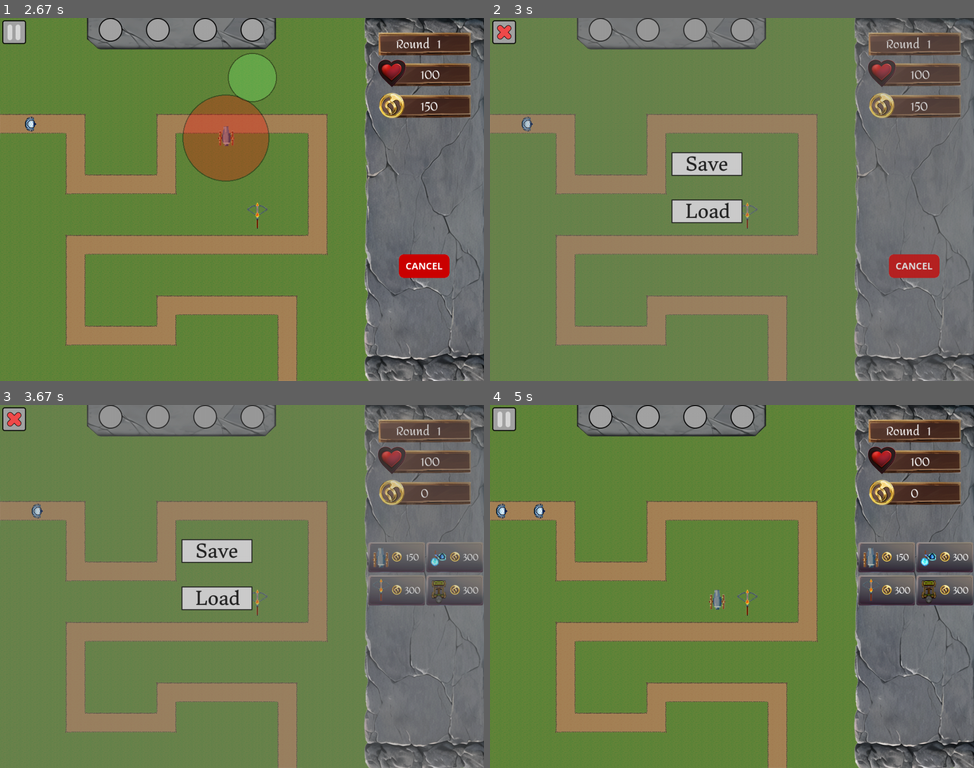
Above: before the commit, frames 1-4 (two rows, left to right).
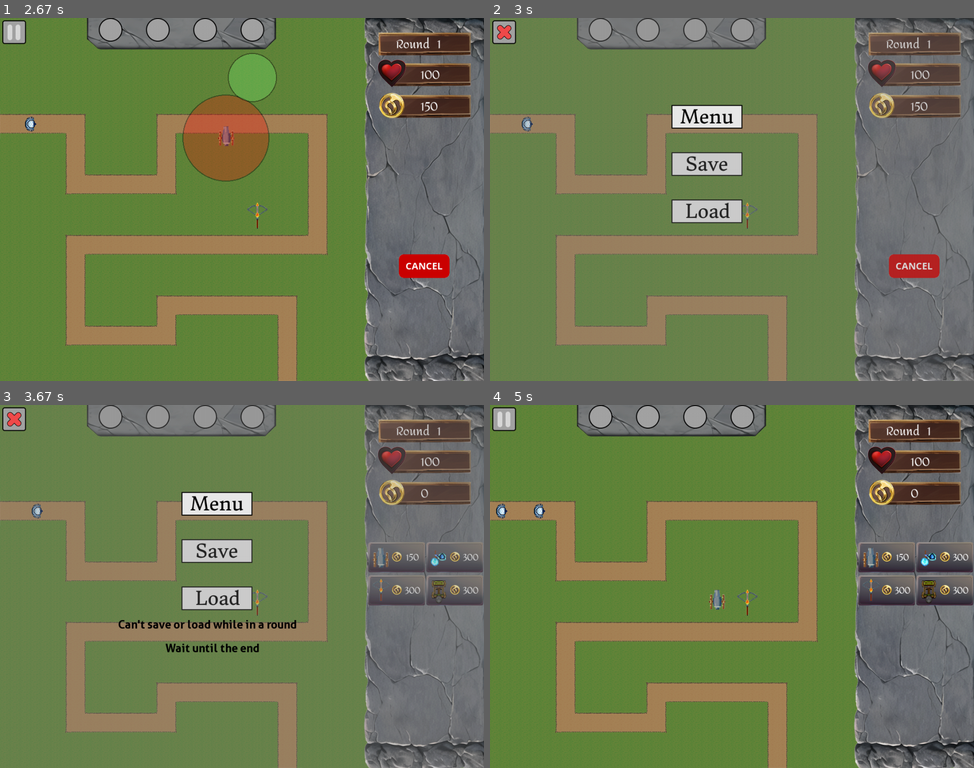
Above: after the commit, the same moments.

Repository: peter5454/PyGame
Game: pygame game, started from main.py
Two runs of this game, one before a commit and one after it. Both use one fixed random seed, a clock stepped at 60 frames per second and the inputs below.
Inputs (mouse positions are in pixels of both pictures, inside the frame that each line leads up to):
- Up to frame 1 (2.67 s): click (396, 188) at 0.38 s; click (246, 224) at 0.72 s; click (430, 359) at 1.05 s; click (111, 28) at 1.38 s; click (251, 76) at 1.72 s; click "150" at 2.05 s; click (227, 137) at 2.38 s
- Up to frame 2 (3 s): click (504, 32) at 2.72 s
- Up to frame 3 (3.67 s): click (217, 597) at 3.22 s
- Up to frame 4 (5 s): click (504, 419) at 4.72 s

Frame 1 is identical in both runs. In frame 2, 1.0% of the frame differs, in the area x 37-53%, y 23-31%; in frame 3, 1.6%, in the area x 24-62%, y 23-69%; in frame 4, nothing differs.

Commit message:
added main menu button and error if save and load button are pressed during round

Diff:
--- a/Saves/save1/save1_turrets.csv
+++ b/Saves/save1/save1_turrets.csv
@@ -1,2 +1 @@
 x,y,upgrade_level,turret_type
-3,3,1,TURRET_EARTH
--- a/Saves/save1/save1_world.csv
+++ b/Saves/save1/save1_world.csv
@@ -1,2 +1,2 @@
 money,health,level
-350,100,1,
+650,100,1,
--- a/main.py
+++ b/main.py
@@ -34,6 +34,7 @@
 active_airstrike = None
 paused = False
 counter = 0
+save_error = False
 
 #load images
 #map
@@ -94,6 +95,7 @@
 exit_button_image = pg.image.load('assets/images/buttons/exit_button.png').convert_alpha()
 load_button_image = pg.image.load('assets/images/buttons/load_button.png').convert_alpha()
 save_button_image = pg.image.load('assets/images/buttons/save_button.png').convert_alpha()
+menu_button_image = pg.image.load('assets/images/buttons/menu_button.png').convert_alpha()
 
 #create groups
 enemy_group = pg.sprite.Group()
@@ -122,6 +124,7 @@
 exit_button = Button(5,5, exit_button_image)
 save_button = Button((c.SCREEN_WIDTH-c.SIDE_PANEL)/2, c.SCREEN_HEIGHT / 2 - 100, save_button_image)
 load_button = Button((c.SCREEN_WIDTH-c.SIDE_PANEL)/2, c.SCREEN_HEIGHT / 2, load_button_image)
+menu_button = Button((c.SCREEN_WIDTH-c.SIDE_PANEL)/2, c.SCREEN_HEIGHT / 2 - 200, menu_button_image)
 
 
 #load json data for level
@@ -136,6 +139,7 @@
 #load fonts for displaying text on the screen
 text_font = pg.font.Font("assets/fonts/Amita-Regular.ttf", 24)
 large_font = pg.font.Font("assets/fonts/Amita-Regular.ttf", 36)
+error_font = pg.font.Font("assets/fonts/Aller_Bd.ttf", 24)
 
 #function for outputting text onto the screen
 def draw_text(text, font, text_col, x, y):
@@ -555,14 +559,26 @@
           save()
 
       if level_started == True:
-        load_button.draw2(screen)
-        save_button.draw2(screen)
+        if load_button.draw(screen):
+            save_error = True
+
+        if save_button.draw(screen):
+            save_error = True
+
         draw_circ(128,128,128,1000,(c.SCREEN_WIDTH/2,c.SCREEN_HEIGHT/2))
+        if save_error == True:
+          draw_text("Can't save or load while in a round", error_font, (0, 0, 0), 250, 450)
+          draw_text("Wait until the end", error_font, (0, 0, 0), 350, 500)
+      if menu_button.draw(screen):
+        print (123)
+
 
 
       if exit_button.draw(screen):
+        save_error == False
         game_over = False
         paused = False
+
 
 
 
Binary file added: assets/fonts/Aller_Bd.ttf
Binary file added: assets/images/buttons/Menu_button.png
